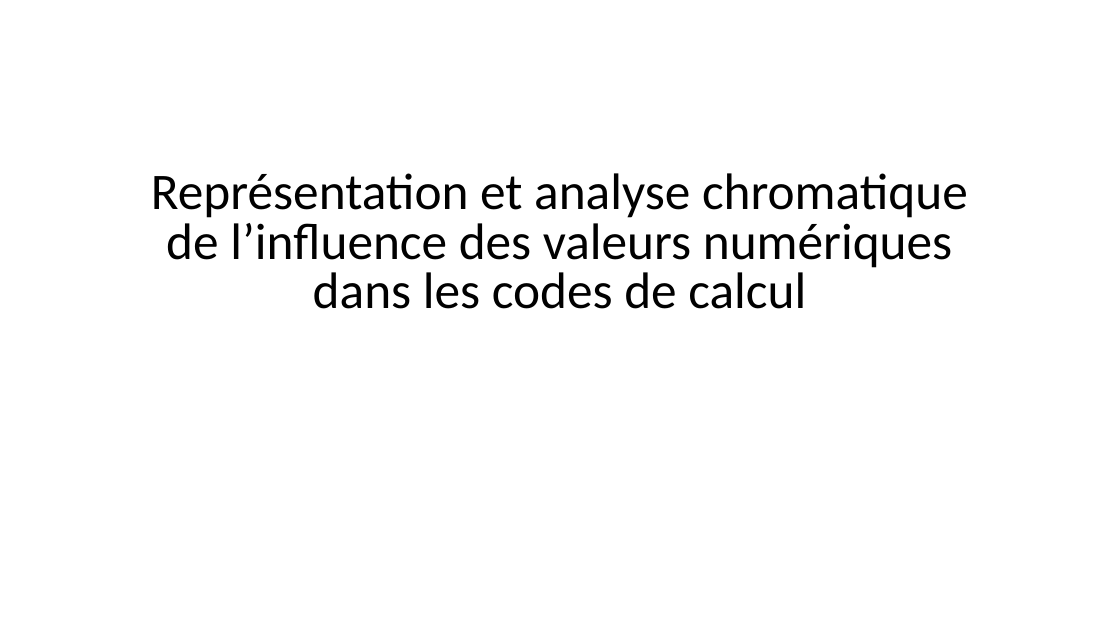
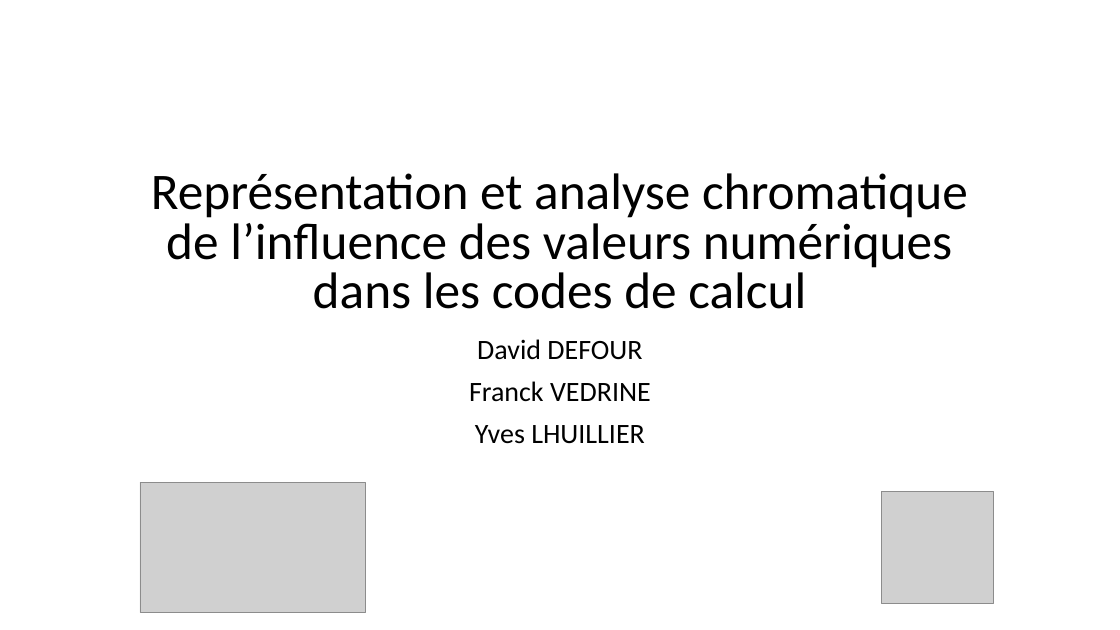
Before and after one commit to ddavid42/chromatic, a slide deck: slide 1 of Presentation/Représentation et analyse chromatique de l’influence des valeurs.odp. Drawn at 1120x630 pixels with LibreOffice and Linux fonts; fonts in the diff are those of the drawing; grey boxes stand for pictures. Boxes give left, top, right and bottom in pixels: in the first picture for what was removed or moved away, otherwise in the second. Text is boxed around its words. In the diff, an @@ line names an element or a change of style, - is before the commit and + after.

```diff
--- a/Presentation/Représentation et analyse chromatique de l’influence des valeurs.odp
+++ b/Presentation/Représentation et analyse chromatique de l’influence des valeurs.odp
@@ subtitle added at bbox=[469, 339, 651, 444], 24 pt, text #000000 @@
+David DEFOUR
+Franck VEDRINE
+Yves LHUILLIER
@@ picture added at bbox=[140, 482, 365, 613] @@
@@ picture added at bbox=[881, 492, 993, 603] @@
```
Also in this commit, not shown: 1 other slide changed.
